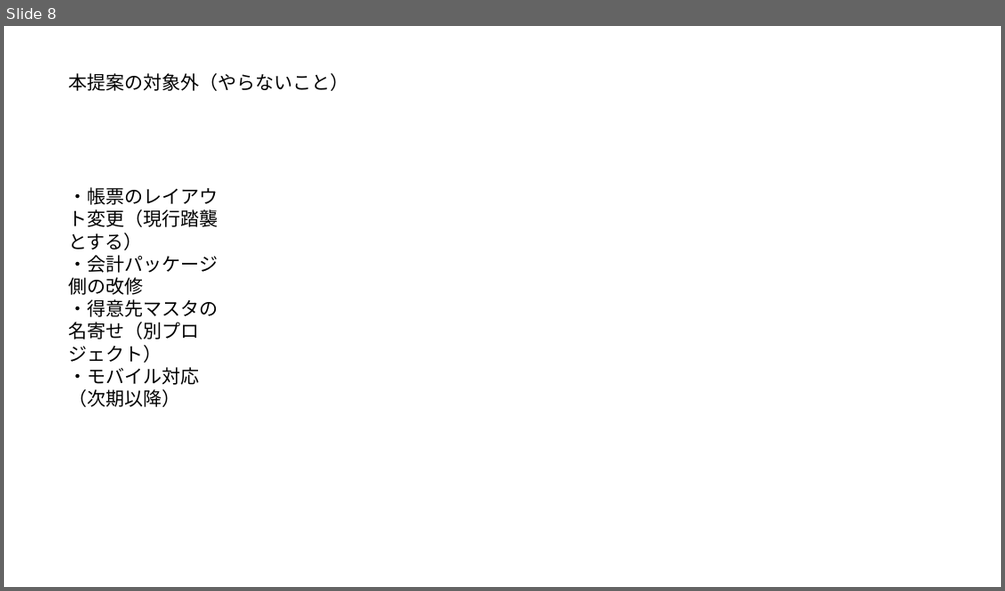
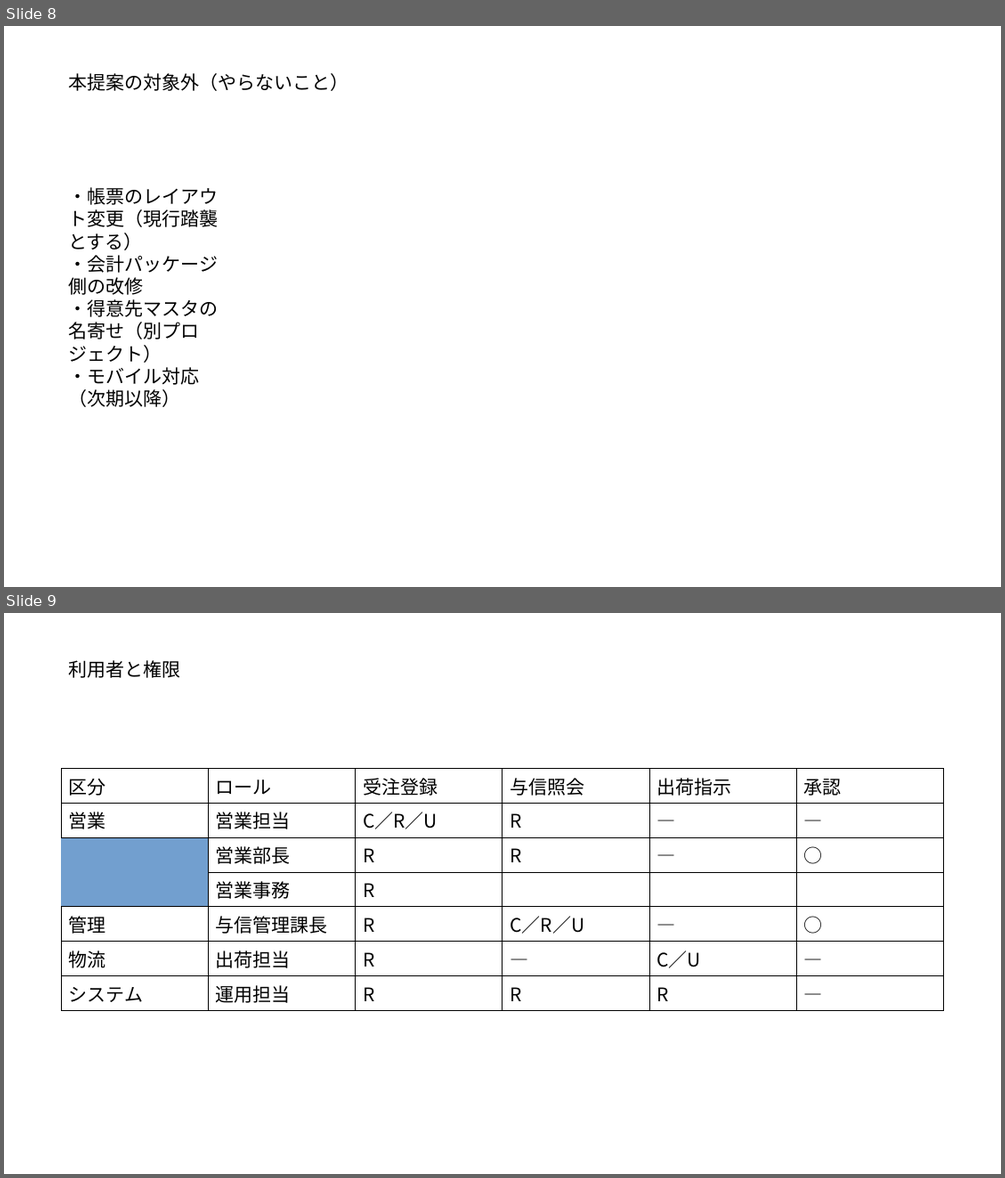
Before and after one commit to livingforge/ai-ready-pipeline4, a slide deck: examples/from-documents/資料/方式提案.pptx. Shown one above the other, each under a label of ours: slide 8 before the commit, slides 8 and 9 after it. The pictures are 1005x591 and 1005x1178 pixels, drawn with LibreOffice and Linux fonts; fonts in the diff are those of the drawing. Boxes give left, top, right and bottom in pixels: in the first picture for what was removed or moved away, otherwise in the second. Text is boxed around its words. In the diff, an @@ line names an element or a change of style, - is before the commit and + after.

```diff
--- a/examples/from-documents/資料/方式提案.pptx
+++ b/examples/from-documents/資料/方式提案.pptx
@@ slide 9 added at box(4, 613, 1001, 1174), background #FFFFFF @@
@@ title added at box(69, 660, 181, 678), 18 pt, text #000000 @@
+利用者と権限
@@ table added at box(62, 769, 946, 1006), 7 rows, 6 columns @@
+区分 | ロール | 受注登録 | 与信照会 | 出荷指示 | 承認
+営業 | 営業担当 | C／R／U | R | ― | ―
+ | 営業部長 | R | R | ― | ○
+ | 営業事務 | R |  |  | 
+管理 | 与信管理課長 | R | C／R／U | ― | ○
+物流 | 出荷担当 | R | ― | C／U | ―
+システム | 運用担当 | R | R | R | ―
```
Also in this commit, not shown: 3 other slides added, 24 other files.
